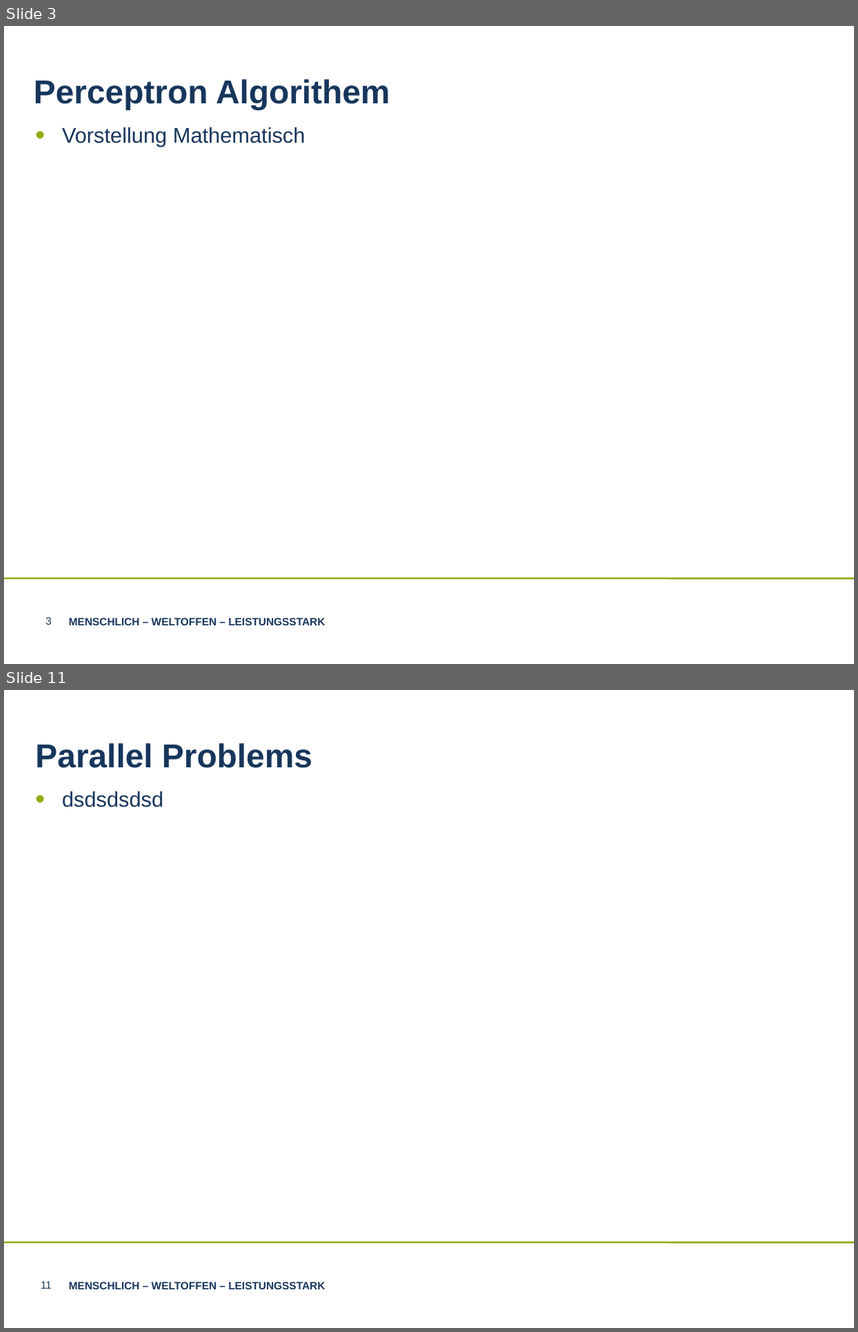
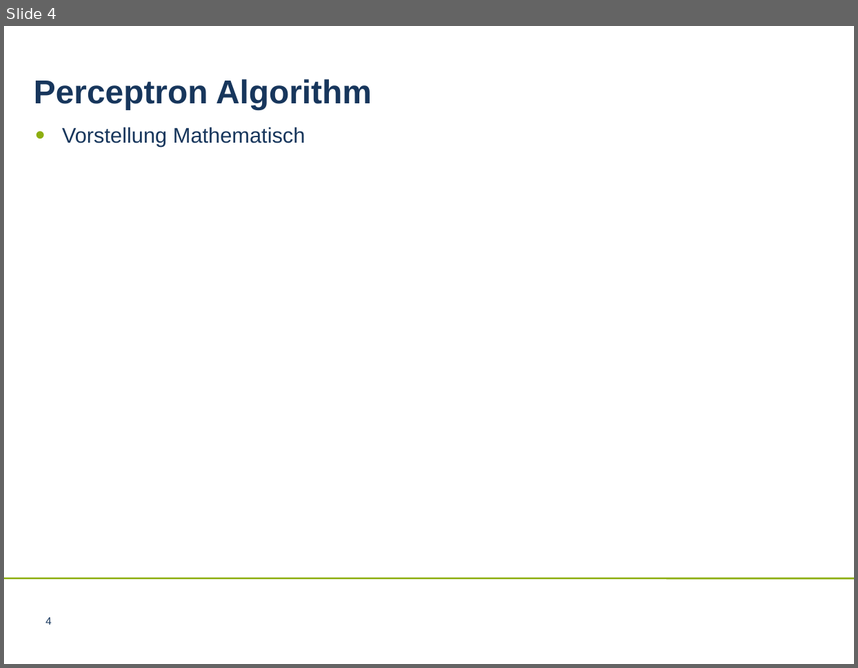
Before and after one commit to LnFlg/Perceptron, a slide deck: Perceptron Algorithem.ppt. Shown one above the other, each under a label of ours: slides 3 and 11 before the commit, slide 4 after it; the slides between them are not shown. The pictures are 858x1332 and 858x668 pixels, drawn with LibreOffice and Linux fonts; fonts in the diff are those of the drawing; background and template pictures are left out. Boxes give left, top, right and bottom in pixels: in the first picture for what was removed or moved away, otherwise in the second. Text is boxed around its words. In the diff, an @@ line names an element or a change of style, - is before the commit and + after.

```diff
--- a/Perceptron Algorithem.ppt
+++ b/Perceptron Algorithem.ppt
@@ slide 11 removed at box(4, 690, 854, 1328), background #FFFFFF; not listed: 1 template element that a slide beside it also shows @@
@@ text removed at box(35, 743, 312, 768) @@
-Parallel Problems
@@ text removed at box(62, 791, 163, 807) @@
-• dsdsdsdsd
@@ page number removed at box(41, 1281, 52, 1288) @@
-11
@@ text removed at box(69, 1281, 325, 1289) @@
-MENSCHLICH – WELTOFFEN – LEISTUNGSSTARK
@@ what was slide 3 is now slide 4 @@
@@ slide 4 changed as well @@
@@ text at box(34, 79, 372, 109): text changed @@
-Perceptron Algorithem
+Perceptron Algorithm
@@ page number at box(45, 617, 52, 624): text changed @@
-3
+4
@@ text removed at box(69, 617, 325, 625) @@
-MENSCHLICH – WELTOFFEN – LEISTUNGSSTARK
```
Also in this commit, not shown: 5 other slides changed, 7 slides added, 5 other slides removed, 1 other file.
